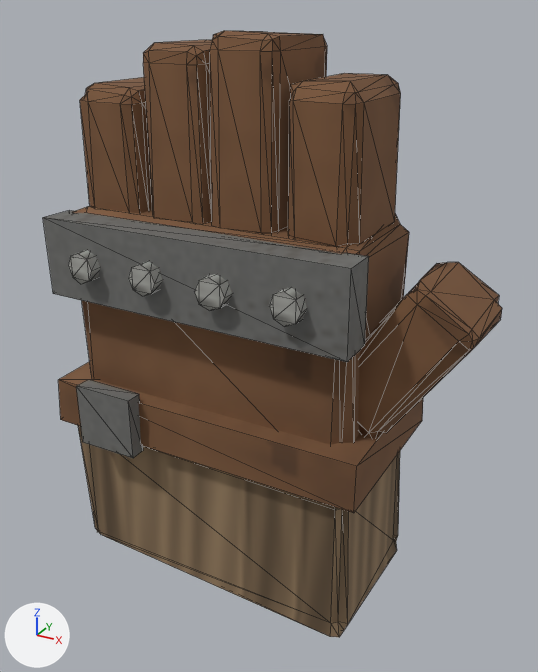
The glTF model blender/exports/rustic/reinforced_gloves.glb, before and after one commit.
Camera for both pictures: a 50 mm camera at (0.342, -0.564, 0.535) aimed at (0.037, -0.009, 0.257). Arrows for +X, +Y and +Z are at lower left; the lights stay in place. The first picture is the older version. Mesh edges are drawn as thin lines. Vertices at exactly the same position are counted once.

The older version as bpy lines, for what is in view:
```python
me_reinforcedgloves = bpy.data.meshes.new('ReinforcedGloves')
me_reinforcedgloves.from_pydata(...)  # 536 vertices, 1012 faces; spans x -0.161..0.232, y -0.101..0.088, z -0.005..0.519
# faces by material slot: [108, 660, 108, 24, 112]
me_reinforcedgloves.materials.append(mat_rustic_handle)  # picture img_rustic_handle
me_reinforcedgloves.materials.append(mat_rustic_leather)  # picture img_rustic_leather
me_reinforcedgloves.materials.append(mat_rustic_cloth)  # picture img_rustic_cloth
me_reinforcedgloves.materials.append(mat_rustic_metal)  # picture img_rustic_metal
me_reinforcedgloves.materials.append(mat_rustic_steel)  # picture img_rustic_steel
ob_reinforcedgloves = bpy.data.objects.new('ReinforcedGloves', me_reinforcedgloves)
ob_reinforcedgloves.location = (0.0, 0.0, 0.0)
```
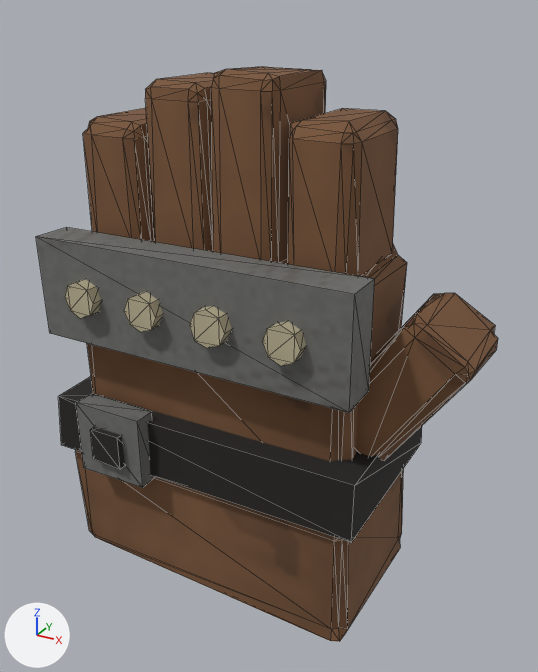
The change, as a diff of the scene's bpy script:
```diff
--- a/blender/exports/rustic/reinforced_gloves.glb.py
+++ b/blender/exports/rustic/reinforced_gloves.glb.py
@@ me_reinforcedgloves @@
-me_reinforcedgloves.from_pydata(...)  # 536 vertices, 1012 faces; spans x -0.161..0.232, y -0.101..0.088, z -0.005..0.519
-me_reinforcedgloves.materials.append(mat_rustic_handle)  # picture img_rustic_handle
+me_reinforcedgloves.from_pydata(...)  # 544 vertices, 1024 faces; spans x -0.161..0.232, y -0.111..0.091, z -0.004..0.491
+# me_reinforcedgloves part 1: the loose piece of 56 vertices spanning x -0.142..0.146, y -0.069..0.071, z 0.142..0.371 is moved by (0.0, 0.0, -0.028)
+# me_reinforcedgloves part 2: the loose piece of 56 vertices spanning x 0.07..0.134, y -0.053..0.049, z 0.356..0.487 is moved by (0.0, 0.0, -0.028)
+# me_reinforcedgloves part 3: the loose piece of 56 vertices spanning x 0.003..0.067, y -0.052..0.053, z 0.353..0.519 is moved by (0.0, 0.0, -0.028)
+# me_reinforcedgloves part 4: the loose piece of 56 vertices spanning x -0.067..-0.002, y -0.053..0.053, z 0.355..0.509 is moved by (0.0, 0.0, -0.028)
+# me_reinforcedgloves part 5: the loose piece of 56 vertices spanning x -0.134..-0.069, y -0.053..0.053, z 0.354..0.475 is moved by (0.0, 0.0, -0.028)
+# me_reinforcedgloves part 6: the loose piece of 56 vertices spanning x 0.103..0.232, y -0.043..0.059, z 0.192..0.342 is moved by (0.0, 0.0, -0.028)
+# me_reinforcedgloves part 7: the loose piece of 16 vertices spanning x 0.087..0.115, y -0.101..-0.084, z 0.314..0.342 is scaled about its middle by (1.2, 1, 1.2), then moved by (0.0, -0.006, -0.028), in mat_rustic_cloth (picture img_rustic_cloth)
+# me_reinforcedgloves part 8: the loose piece of 16 vertices spanning x 0.019..0.048, y -0.101..-0.084, z 0.314..0.341 is scaled about its middle by (1.2, 1, 1.2), then moved by (0.0, -0.006, -0.028), in mat_rustic_cloth (picture img_rustic_cloth)
+# me_reinforcedgloves part 9: the loose piece of 16 vertices spanning x -0.048..-0.019, y -0.101..-0.084, z 0.314..0.342 is scaled about its middle by (1.2, 1, 1.2), then moved by (0.0, -0.006, -0.028), in mat_rustic_cloth (picture img_rustic_cloth)
+# me_reinforcedgloves part 10: the loose piece of 16 vertices spanning x -0.115..-0.087, y -0.101..-0.084, z 0.313..0.342 is scaled about its middle by (1.2, 1, 1.2), then moved by (0.0, -0.006, -0.028), in mat_rustic_cloth (picture img_rustic_cloth)
+# me_reinforcedgloves part 11: the loose piece of 8 vertices spanning x -0.149..0.149, y -0.09..-0.055, z 0.29..0.364 is scaled about its middle by (1.04, 1.17, 1.31), then moved by (0.0, -0.003, -0.028)
+# me_reinforcedgloves part 12: the loose piece of 8 vertices spanning x -0.121..-0.059, y -0.101..-0.084, z 0.145..0.207 is scaled about its middle by (1.18, 1.33, 1.18), then moved by (0.006, 0.0, -0.022)
+# me_reinforcedgloves part 13: the loose piece of 8 vertices spanning x -0.161..0.161, y -0.088..0.088, z 0.153..0.2 is scaled about its middle by (1, 1.03, 1.25), then moved by (0.0, 0.0, -0.022), in mat_tire (black #211f1c)
+# me_reinforcedgloves part 14: the loose piece of 8 vertices spanning x -0.161..0.161, y -0.088..0.088, z 0.153..0.2 is copied, and the copy is scaled about its middle by (0.104, 0.143, 0.732), then moved by (-0.084, -0.098, -0.022), in mat_tire (black #211f1c); it spans x -0.101..-0.067, y -0.111..-0.085, z 0.137..0.171
+# me_reinforcedgloves part 15: the loose piece of 56 vertices spanning x -0.153..0.152, y -0.081..0.083, z -0.005..0.157 is rebuilt with 56 vertices and now spans x -0.155..0.155, y -0.085..0.088, z -0.004..0.128, in mat_rustic_leather (picture img_rustic_leather)
+# other edits to the shape of me_reinforcedgloves do not show in these pictures
 me_reinforcedgloves.materials.append(mat_rustic_leather)
@@ me_reinforcedgloves @@
 me_reinforcedgloves.materials.append(mat_rustic_metal)
-me_reinforcedgloves.materials.append(mat_rustic_steel)  # picture img_rustic_steel
+me_reinforcedgloves.materials.append(mat_tire)  # black #211f1c
```

Location of each change, (x1, y1, x2, y2) in pixels of the pictures (538 x 672 px; the box of a moved part takes in the faces that stretch with it):
'ReinforcedGloves', reshaped
    before: (43, 31, 502, 637)
    after: (36, 66, 498, 642)
part 1 of me_reinforcedgloves, moved or reshaped
    before: (72, 206, 409, 445)
    after: (87, 240, 407, 461)
part 2 of me_reinforcedgloves, moved or reshaped
    before: (288, 73, 401, 247)
    after: (288, 108, 398, 276)
part 3 of me_reinforcedgloves, moved or reshaped
    before: (210, 31, 327, 234)
    after: (211, 66, 326, 263)
part 4 of me_reinforcedgloves, moved or reshaped
    before: (143, 40, 212, 224)
    after: (145, 73, 214, 252)
part 5 of me_reinforcedgloves, moved or reshaped
    before: (80, 77, 152, 213)
    after: (83, 108, 154, 241)
part 6 of me_reinforcedgloves, moved or reshaped
    before: (358, 262, 502, 437)
    after: (357, 293, 498, 461)
part 7 of me_reinforcedgloves, moved or reshaped
    before: (269, 288, 307, 327)
    after: (263, 321, 306, 366)
part 8 of me_reinforcedgloves, moved or reshaped
    before: (194, 274, 232, 310)
    after: (189, 306, 232, 348)
part 9 of me_reinforcedgloves, moved or reshaped
    before: (128, 261, 162, 296)
    after: (124, 292, 163, 332)
part 10 of me_reinforcedgloves, moved or reshaped
    before: (68, 250, 100, 284)
    after: (65, 279, 101, 318)
part 11 of me_reinforcedgloves, moved or reshaped
    before: (43, 210, 369, 362)
    after: (36, 227, 375, 413)
part 12 of me_reinforcedgloves, moved or reshaped
    before: (76, 380, 143, 458)
    after: (76, 394, 155, 488)
part 13 of me_reinforcedgloves, moved or reshaped
    before: (58, 362, 423, 513)
    after: (59, 377, 422, 542)
part 14 of me_reinforcedgloves, added (black)
    after: (90, 427, 125, 470)
part 15 of me_reinforcedgloves, rebuilt (9% shorter)
    before: (78, 426, 400, 637)
    after: (75, 450, 404, 642)
